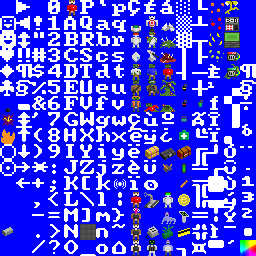
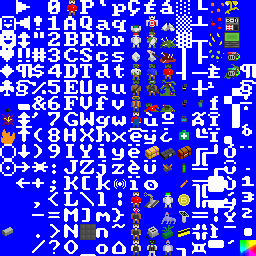
Two versions of the same layered image (256 × 256). Layer-by-layer changes:
added layer "gardener" above "Layer 0" over left=131, top=112, right=141, bottom=128
painted on "Layer 0" over left=128, top=114, right=140, bottom=128
